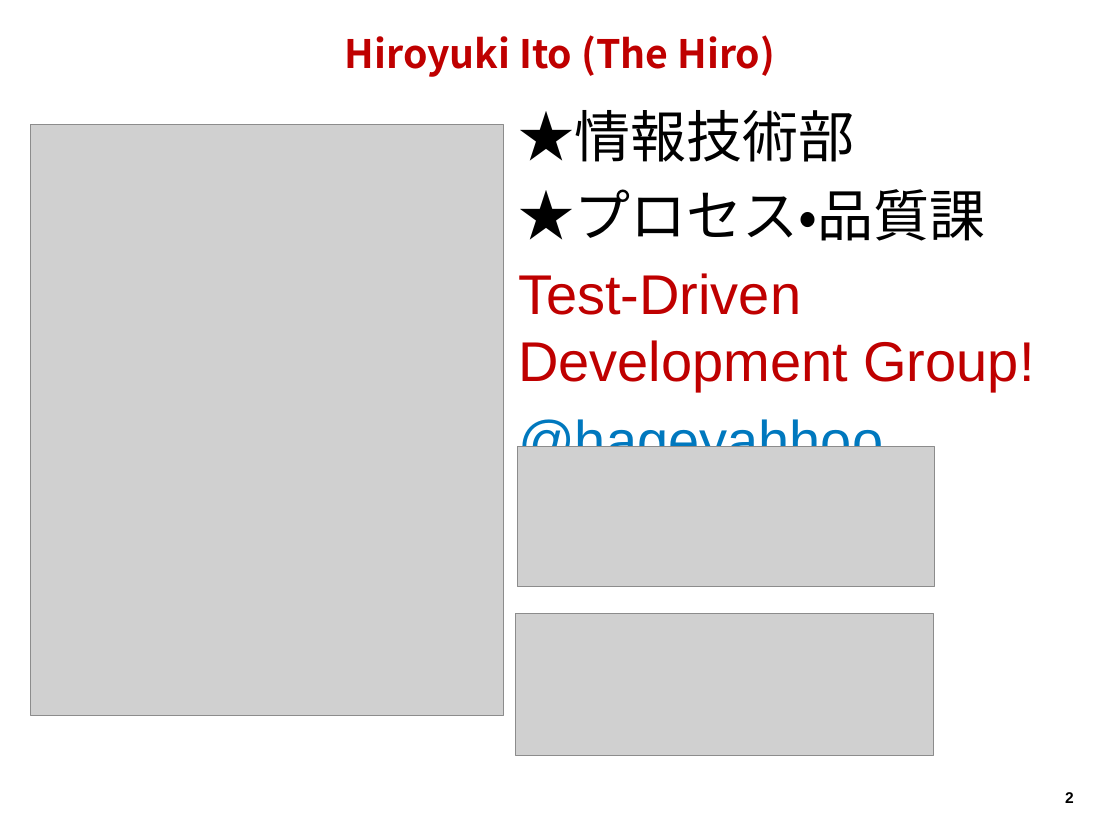
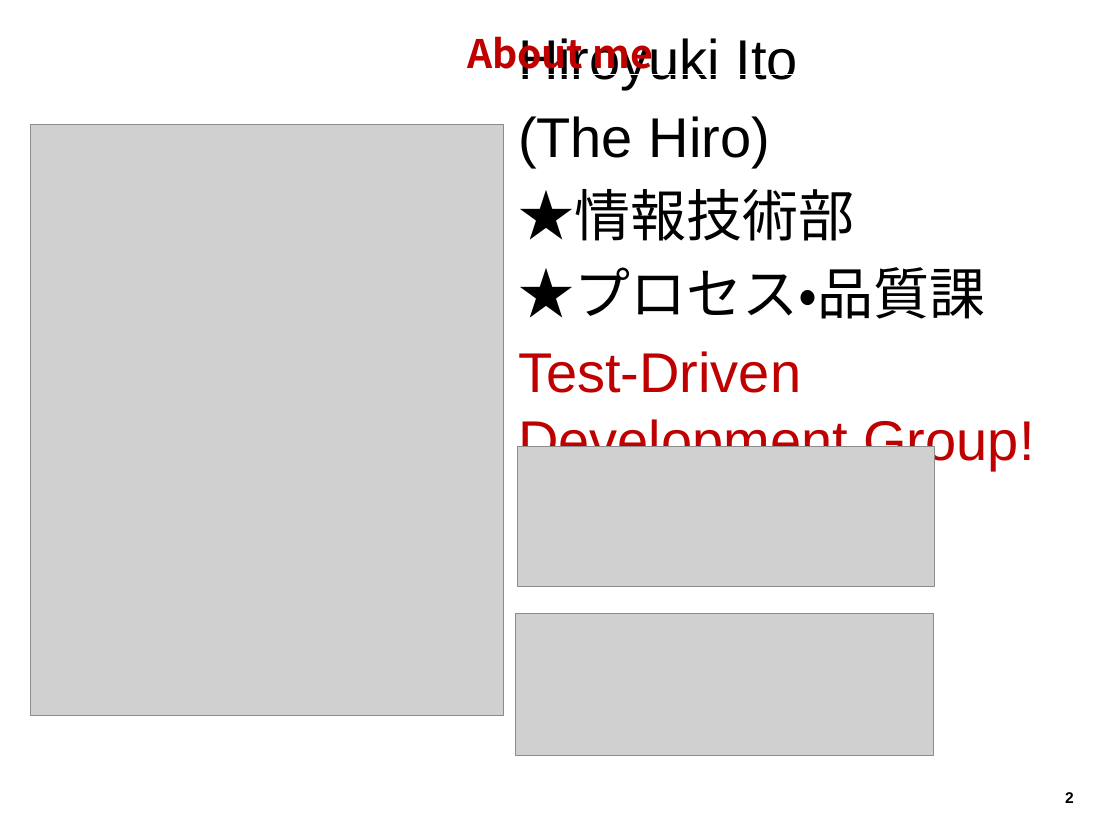
Before and after one commit to hageyahhoo/agile2014, a slide deck: slide 2 of presentations/TechnologyDrivenDevelopment.pptx. Drawn at 1120x840 pixels with LibreOffice and Linux fonts; fonts in the diff are those of the drawing; grey boxes stand for pictures; background and template pictures are left out. Boxes give left, top, right and bottom in pixels: in the first picture for what was removed or moved away, otherwise in the second. Text is boxed around its words. In the diff, an @@ line names an element or a change of style, - is before the commit and + after.

```diff
--- a/presentations/TechnologyDrivenDevelopment.pptx
+++ b/presentations/TechnologyDrivenDevelopment.pptx
@@ title at (x1=467, y1=36, x2=653, y2=79): text changed @@
-Hiroyuki Ito (The Hiro)
+About me
@@ text at (x1=518, y1=38, x2=798, y2=167): paragraphs added @@
+Hiroyuki Ito
+(The Hiro)
```
Also in this commit, not shown: 2 other files.
